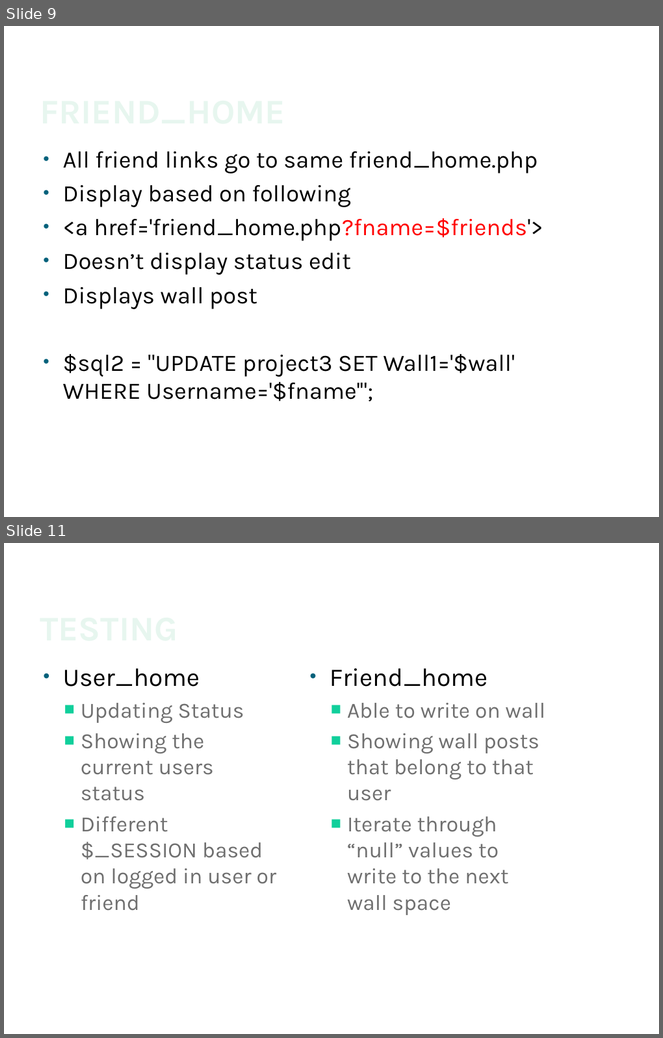
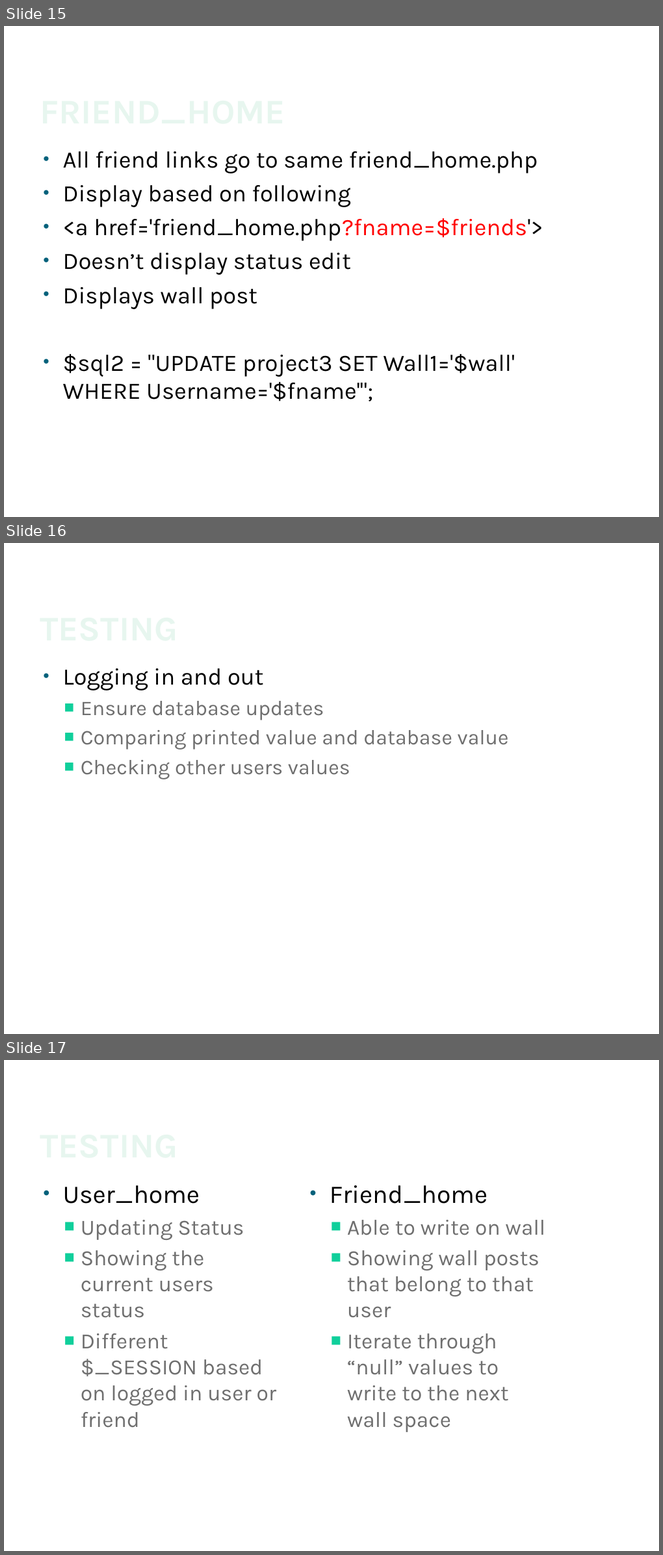
Before and after one commit to JaySao/FaceSpace, a slide deck: Facespace.pptx. Shown one above the other, each under a label of ours: slides 9 and 11 before the commit, slides 15, 16 and 17 after it; the slides between them are not shown. The pictures are 663x1038 and 663x1555 pixels, drawn with LibreOffice and Linux fonts; fonts in the diff are those of the drawing; background and template pictures are left out. Boxes give left, top, right and bottom in pixels: in the first picture for what was removed or moved away, otherwise in the second. Text is boxed around its words. In the diff, an @@ line names an element or a change of style, - is before the commit and + after.

```diff
--- a/Facespace.pptx
+++ b/Facespace.pptx
@@ slide 16 added at (x1=4, y1=543, x2=659, y2=1034), background #FFFFFF @@
@@ title added at (x1=36, y1=566, x2=556, y2=648), 38 pt, text gradient #F0F9F5 to #E7F6EF to #97DFC0 to #39D19F, bold @@
+TESTING
@@ text added at (x1=63, y1=668, x2=509, y2=780), 23 pt, text #707070 @@
+• Logging in and out
+  ■ Ensure database updates
+  ■ Comparing printed value and database value
+  ■ Checking other users values
@@ what was slide 9 is now slide 15 @@
@@ what was slide 11 is now slide 17 @@
```
Also in this commit, not shown: 3 slides changed, 9 other slides added, 2 slides removed, 2 other files.
